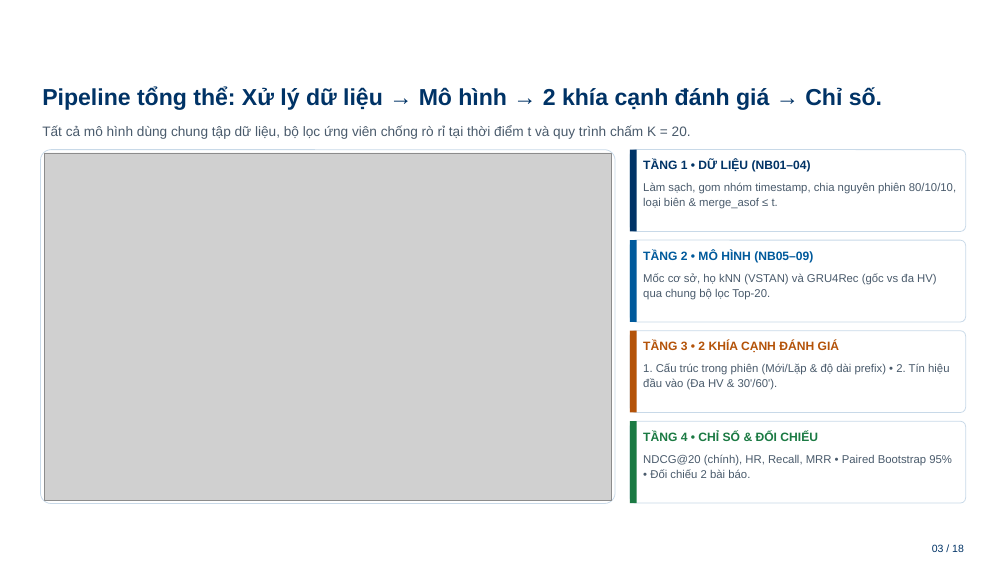
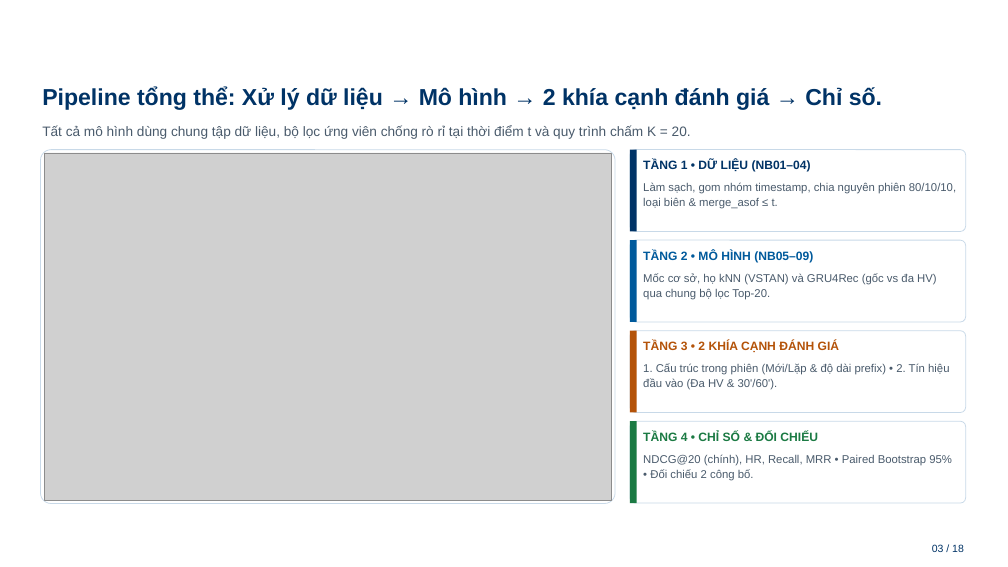
Before and after one commit to Mymark1010/MultiBehavior_Product_Recommendation_System, a slide deck: slide 3 of docs/BAO_CAO_TIEN_DO_PROJECT3_HUST_27_11_v3.pptx. Drawn at 1008x567 pixels with LibreOffice and Linux fonts; fonts in the diff are those of the drawing; grey boxes stand for pictures; background and template pictures are left out. Boxes give left, top, right and bottom in pixels: in the first picture for what was removed or moved away, otherwise in the second. Text is boxed around its words. In the diff, an @@ line names an element or a change of style, - is before the commit and + after.

```diff
--- a/docs/BAO_CAO_TIEN_DO_PROJECT3_HUST_27_11_v3.pptx
+++ b/docs/BAO_CAO_TIEN_DO_PROJECT3_HUST_27_11_v3.pptx
@@ text at <box>643,454,952,481</box>: text changed @@
-NDCG@20 (chính), HR, Recall, MRR • Paired Bootstrap 95% • Đối chiếu 2 bài báo.
+NDCG@20 (chính), HR, Recall, MRR • Paired Bootstrap 95% • Đối chiếu 2 công bố.
```
Also in this commit, not shown: 6 other slides changed, 3 other files.
